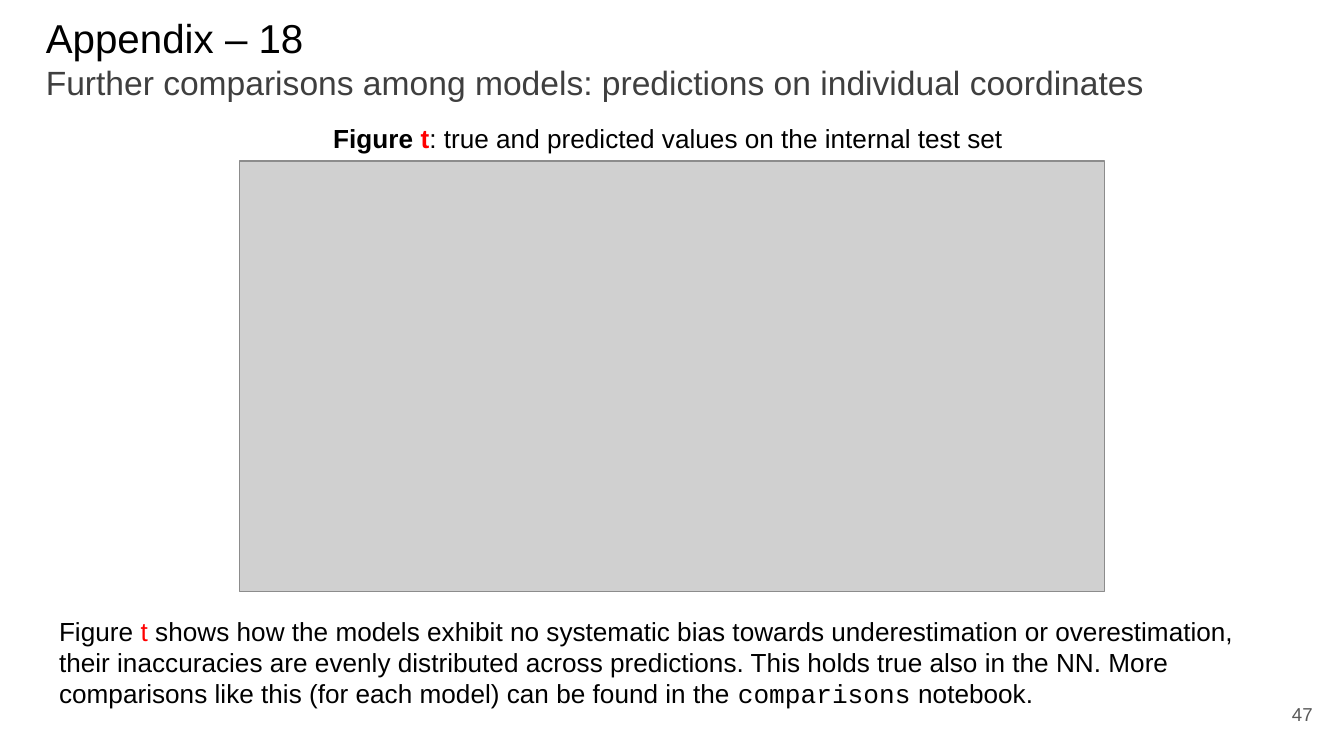
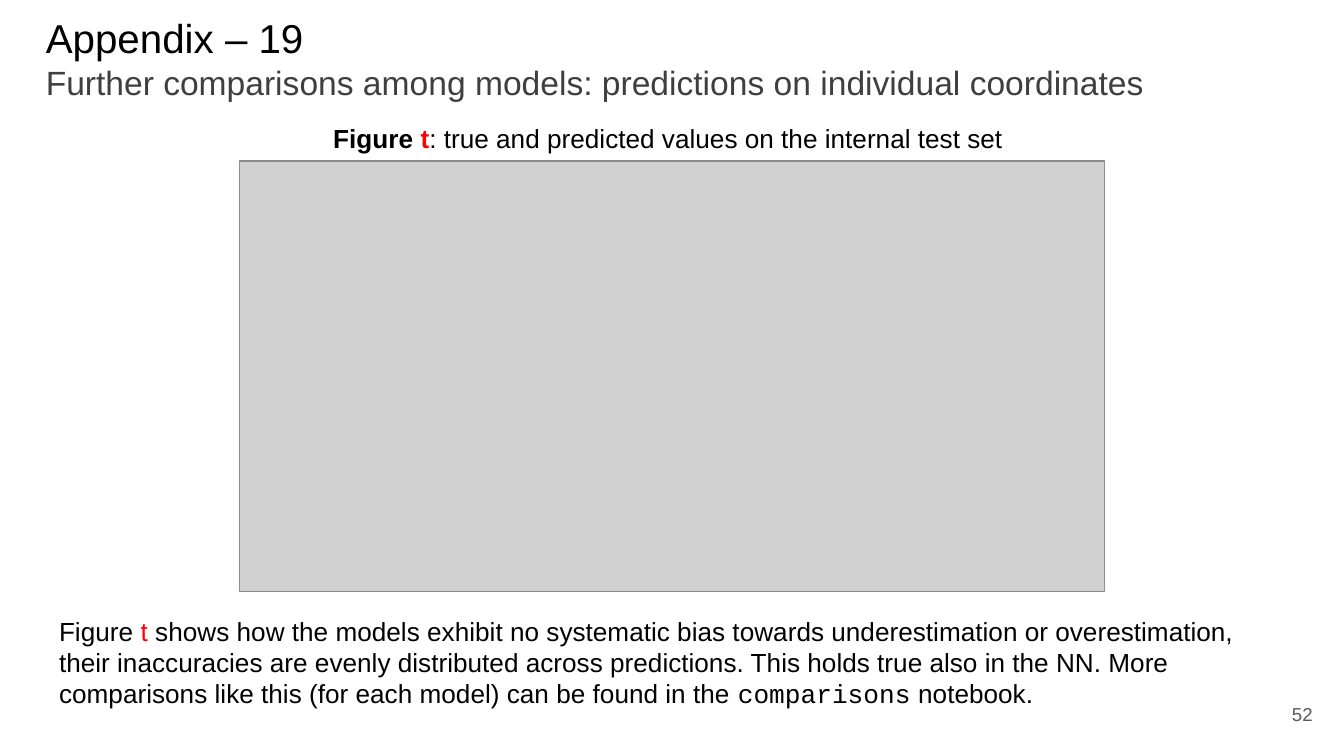
Before and after one commit to paolo-junior-mollica/machine-learning-project, a slide deck: slide 52 of relazione/Canduci_Marino_Mollica.pptx (slide 47 before the commit). Drawn at 1344x756 pixels with LibreOffice and Linux fonts; fonts in the diff are those of the drawing; grey boxes stand for pictures. Boxes give left, top, right and bottom in pixels: in the first picture for what was removed or moved away, otherwise in the second. Text is boxed around its words. In the diff, an @@ line names an element or a change of style, - is before the commit and + after.

```diff
--- a/relazione/Canduci_Marino_Mollica.pptx
+++ b/relazione/Canduci_Marino_Mollica.pptx
@@ title at [46,23,1144,101]: text changed @@
-Appendix – 18
-Further comparisons among models: predictions on individual coordinates
+Appendix – 19
+Further comparisons among models: predictions on individual coordinates
@@ page number at [1292,708,1313,721]: text changed @@
-47
+52
```
Also in this commit, not shown: 11 other slides changed, 5 slides added.
